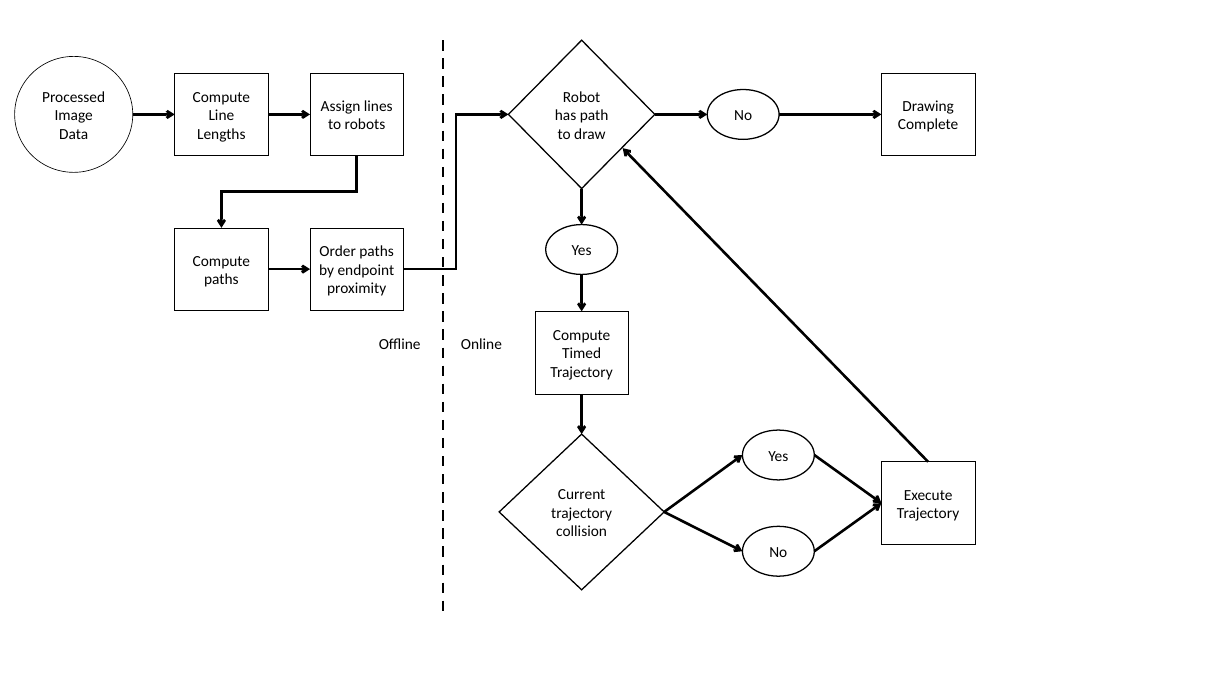
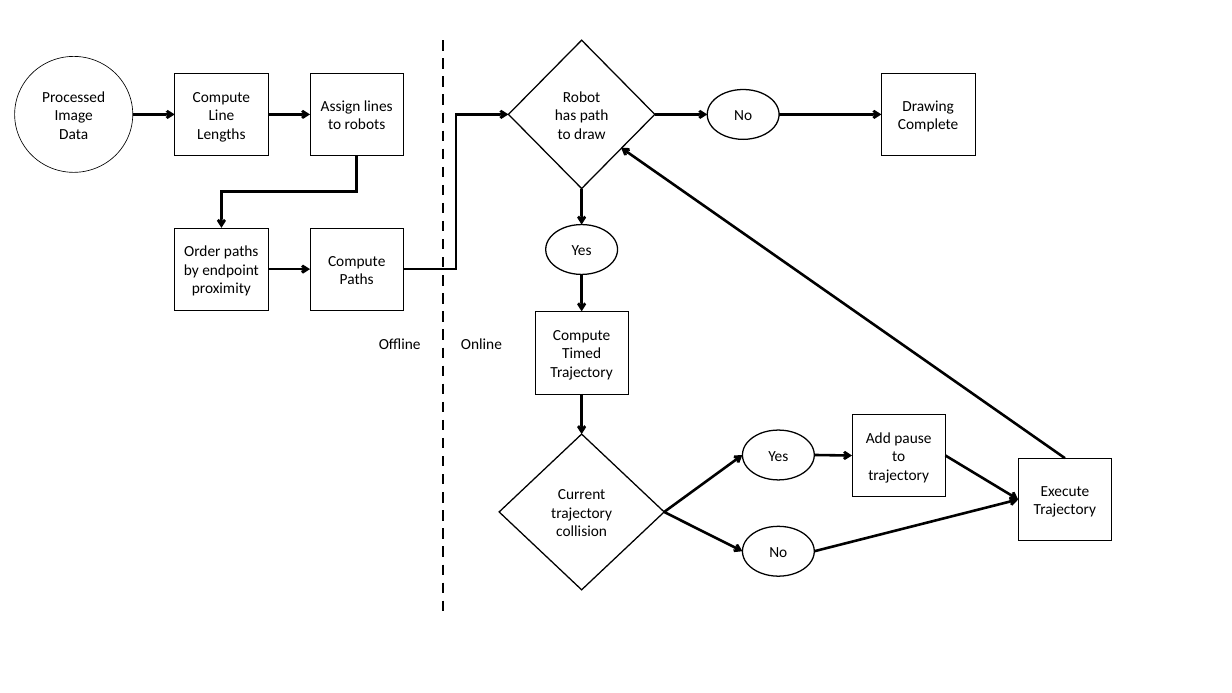
Before and after one commit to rachelholladay/robotics_capstone, a slide deck: slide 1 of concept_eval/diagrams/sw_arch_planning.pptx. Drawn at 1232x693 pixels with LibreOffice and Linux fonts; fonts in the diff are those of the drawing. Boxes give left, top, right and bottom in pixels: in the first picture for what was removed or moved away, otherwise in the second. Text is boxed around its words. In the diff, an @@ line names an element or a change of style, - is before the commit and + after.

```diff
--- a/concept_eval/diagrams/sw_arch_planning.pptx
+++ b/concept_eval/diagrams/sw_arch_planning.pptx
@@ arrow moved from (929, 462) - (623, 148) to (1066, 458) - (621, 148) @@
@@ rectangle "Order paths by endpoint proximity": place and size @@
-rectangle "Order paths by endpoint proximity" at <box>311,228,404,311</box>
+rectangle "Order paths by endpoint proximity" at <box>175,228,268,311</box>
@@ rectangle "Compute Paths": place and size @@
-rectangle "Compute Paths" at <box>175,228,268,311</box>
+rectangle "Compute Paths" at <box>311,228,404,311</box>
@@ text in rectangle at <box>328,256,385,284</box>: text changed @@
-Compute paths
+Compute Paths
@@ rectangle added at <box>852,414,945,496</box>, outline #000000 0.5 pt, 12 pt, text #000000 @@
+Add pause to trajectory
@@ arrow added from (814, 455) to (852, 456), #000000 2 pt @@
@@ arrow moved from (814, 455) - (882, 503) to (945, 456) - (1019, 500) @@
@@ rectangle "Execute Trajectory": place and size @@
-rectangle "Execute Trajectory" at <box>882,462,975,544</box>
+rectangle "Execute Trajectory" at <box>1019,458,1112,541</box>
@@ arrow moved from (814, 552) - (882, 503) to (814, 552) - (1019, 500) @@
```
Also in this commit, not shown: 1 other file.
